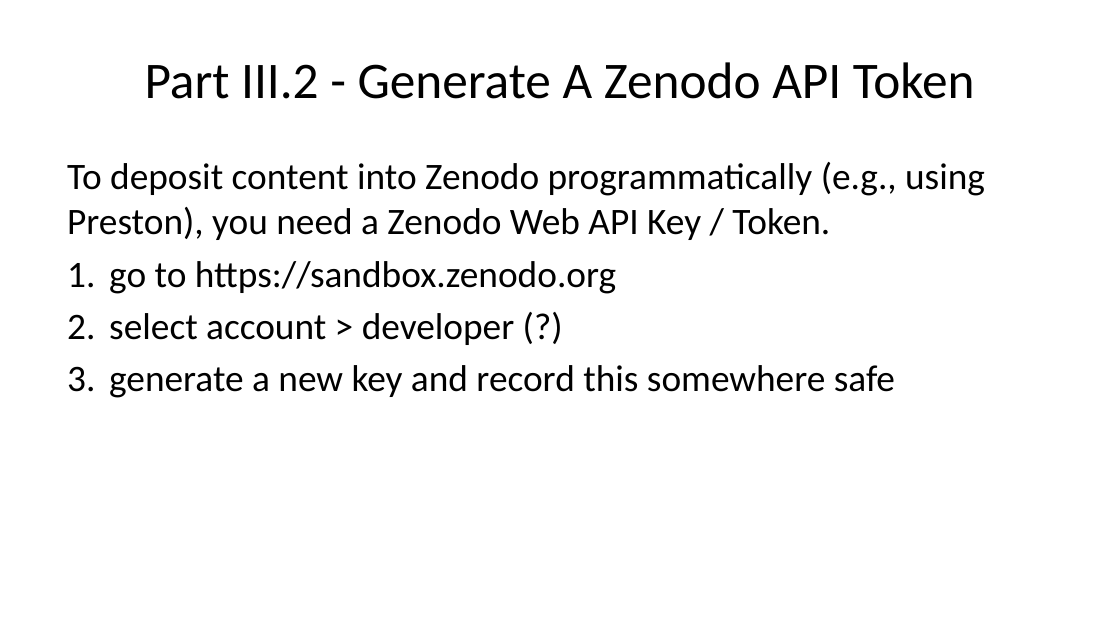
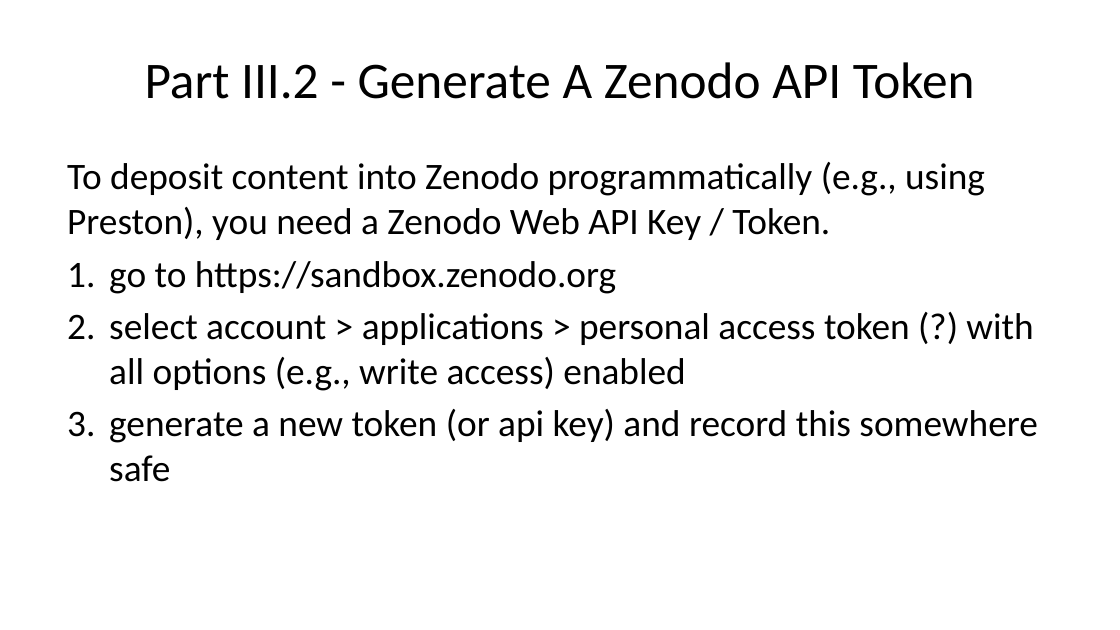
Before and after one commit to bat-literature/bat-literature.github.io, a slide deck: slide 33 of workshop.pptx. Drawn at 1120x630 pixels with LibreOffice and Linux fonts; fonts in the diff are those of the drawing. Boxes give left, top, right and bottom in pixels: in the first picture for what was removed or moved away, otherwise in the second. Text is boxed around its words. In the diff, an @@ line names an element or a change of style, - is before the commit and + after.

```diff
--- a/workshop.pptx
+++ b/workshop.pptx
@@ text at (x1=109, y1=313, x2=1037, y2=482): text changed @@
-2. select account > developer (?)
-3. generate a new key and record this somewhere safe
+2. select account > applications > personal access token (?) with all options (e.g., write access) enabled
+3. generate a new token (or api key) and record this somewhere safe
```
Also in this commit, not shown: 7 other slides changed, 2 other files.
